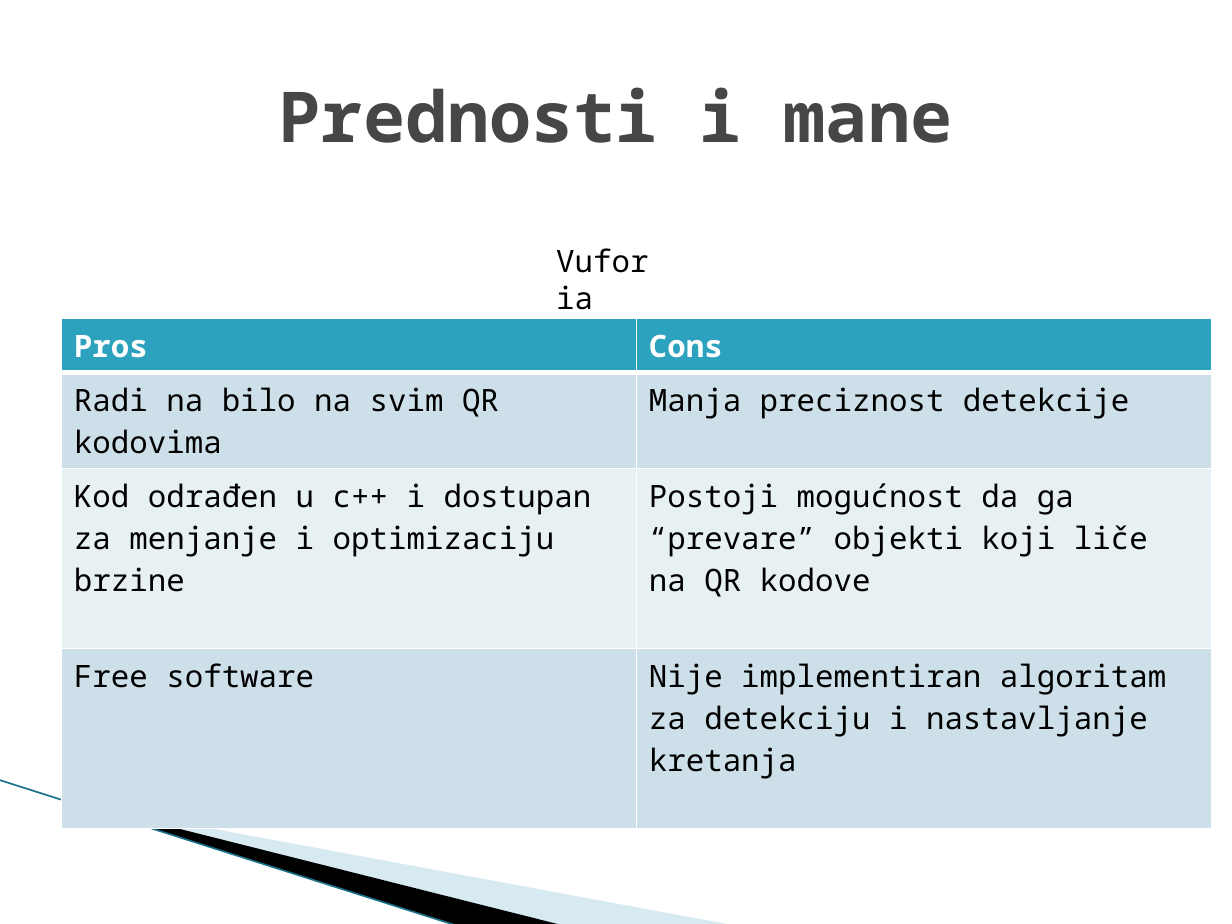
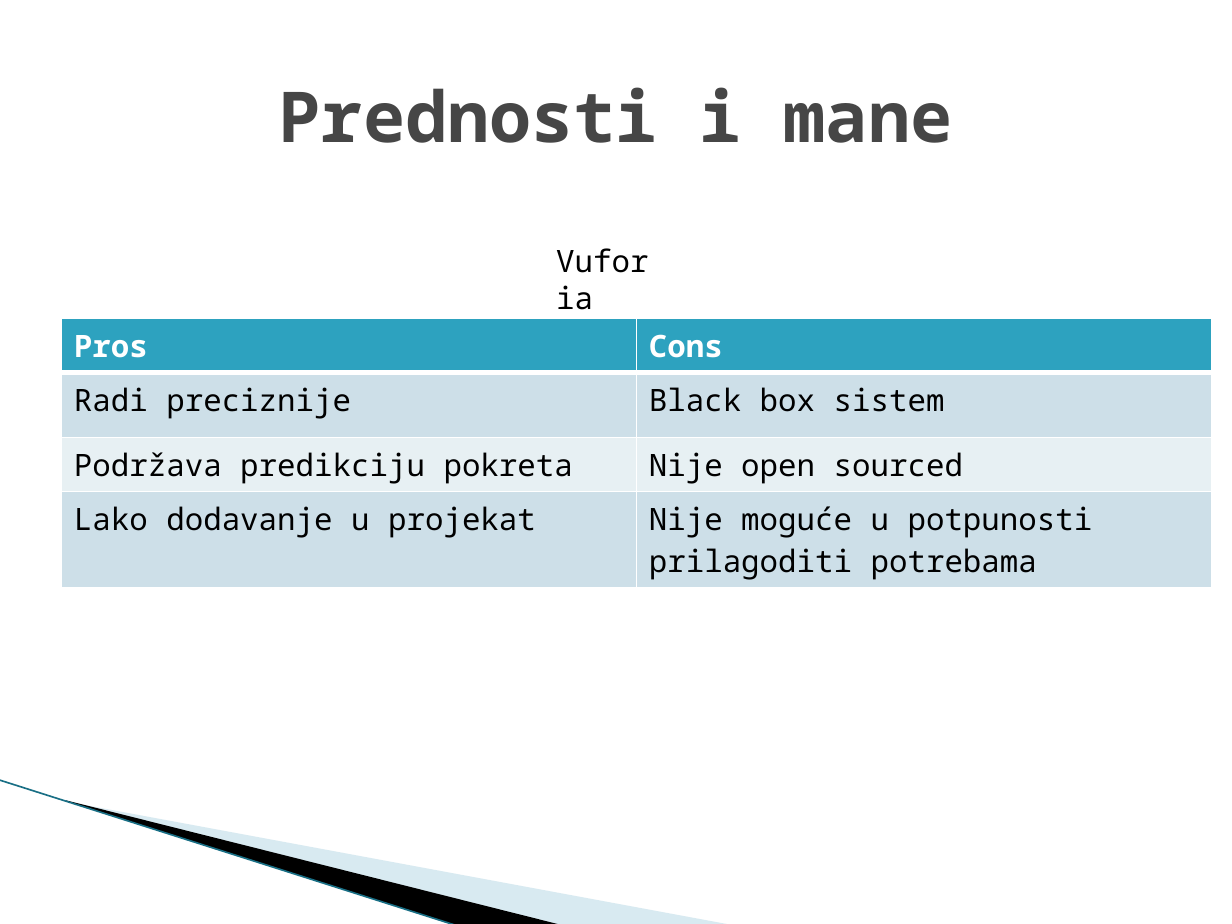
Before and after one commit to Milan-Stankovic/ORI, a slide deck: slide 7 of Ori projekat/ORI prezentacija.pptx. Drawn at 1232x924 pixels with LibreOffice and Linux fonts; fonts in the diff are those of the drawing; background and template pictures are left out. Boxes give left, top, right and bottom in pixels: in the first picture for what was removed or moved away, otherwise in the second. Text is boxed around its words. In the diff, an @@ line names an element or a change of style, - is before the commit and + after.

```diff
--- a/Ori projekat/ORI prezentacija.pptx
+++ b/Ori projekat/ORI prezentacija.pptx
@@ table at (x1=62, y1=318, x2=1212, y2=584) @@
-row 2, column 1: Radi na bilo na svim QR kodovima
+row 2, column 1: Radi preciznije
-row 2, column 2: Manja preciznost detekcije
+row 2, column 2: Black box sistem
-row 3, column 1: Kod odrađen u c++ i dostupan za menjanje i optimizaciju brzine
+row 3, column 1: Podržava predikciju pokreta
-row 3, column 2: Postoji mogućnost da ga “prevare” objekti koji liče na QR kodove
+row 3, column 2: Nije open sourced
-row 4, column 1: Free software
+row 4, column 1: Lako dodavanje u projekat
-row 4, column 2: Nije implementiran algoritam za detekciju i nastavljanje kretanja
+row 4, column 2: Nije moguće u potpunosti prilagoditi potrebama
```
Also in this commit, not shown: 1 other slide changed.
